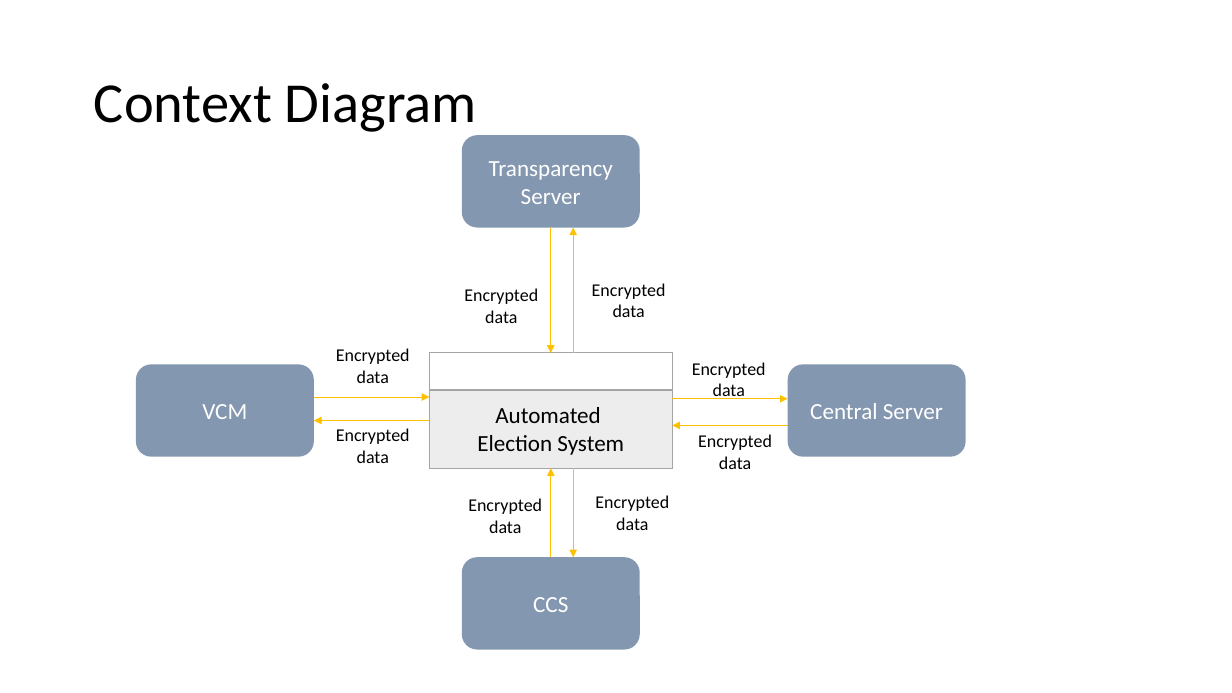
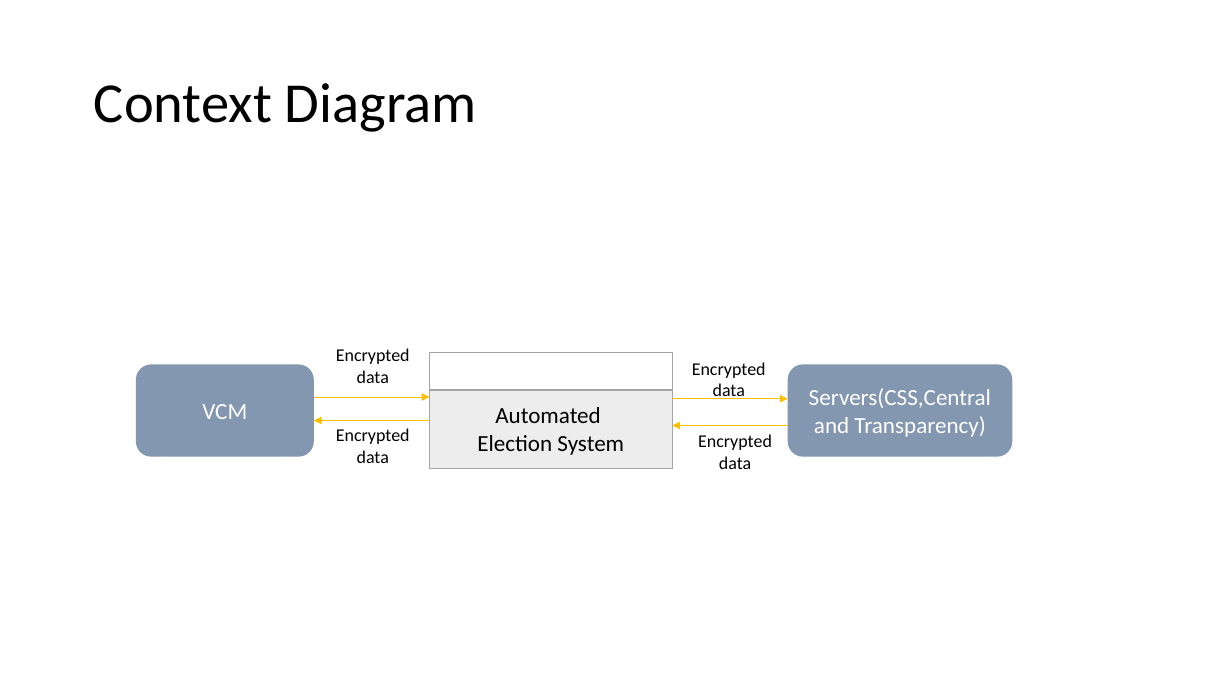
Before and after one commit to seans888/Project---Automate-Election, a slide deck: slide 2 of Documentation/Research Paper/AES diagrams.pptx. Drawn at 1232x693 pixels with LibreOffice and Linux fonts; fonts in the diff are those of the drawing. Boxes give left, top, right and bottom in pixels: in the first picture for what was removed or moved away, otherwise in the second. Text is boxed around its words. In the diff, an @@ line names an element or a change of style, - is before the commit and + after.

```diff
--- a/Documentation/Research Paper/AES diagrams.pptx
+++ b/Documentation/Research Paper/AES diagrams.pptx
@@ rounded rectangle removed at (x1=462, y1=135, x2=640, y2=227) @@
-Transparency Server
@@ arrow removed from (551, 227) to (551, 353) @@
@@ arrow removed from (573, 353) to (573, 227) @@
@@ text removed at (x1=464, y1=288, x2=538, y2=323) @@
-Encrypted data
@@ text removed at (x1=592, y1=283, x2=666, y2=317) @@
-Encrypted data
@@ rounded rectangle "Servers(CSS,Central and Transparency)" resized from (x1=787, y1=364, x2=966, y2=457) to (x1=787, y1=364, x2=1012, y2=457) @@
@@ text in rounded rectangle at (x1=809, y1=388, x2=991, y2=437): text changed @@
-Central Server
+Servers(CSS,Central and Transparency)
@@ arrow removed from (551, 557) to (551, 469) @@
@@ arrow removed from (573, 469) to (573, 557) @@
@@ text removed at (x1=468, y1=498, x2=542, y2=533) @@
-Encrypted data
@@ text removed at (x1=595, y1=495, x2=669, y2=530) @@
-Encrypted data
@@ rounded rectangle removed at (x1=462, y1=557, x2=640, y2=650) @@
-CCS
```
Also in this commit, not shown: 18 other slides changed, 8 slides added, 2 slides removed.
